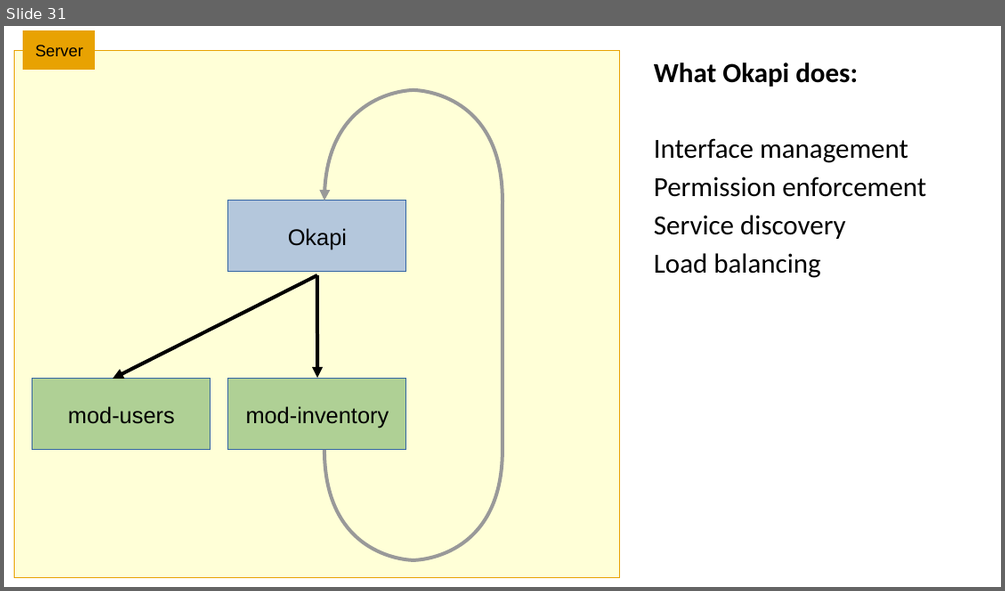
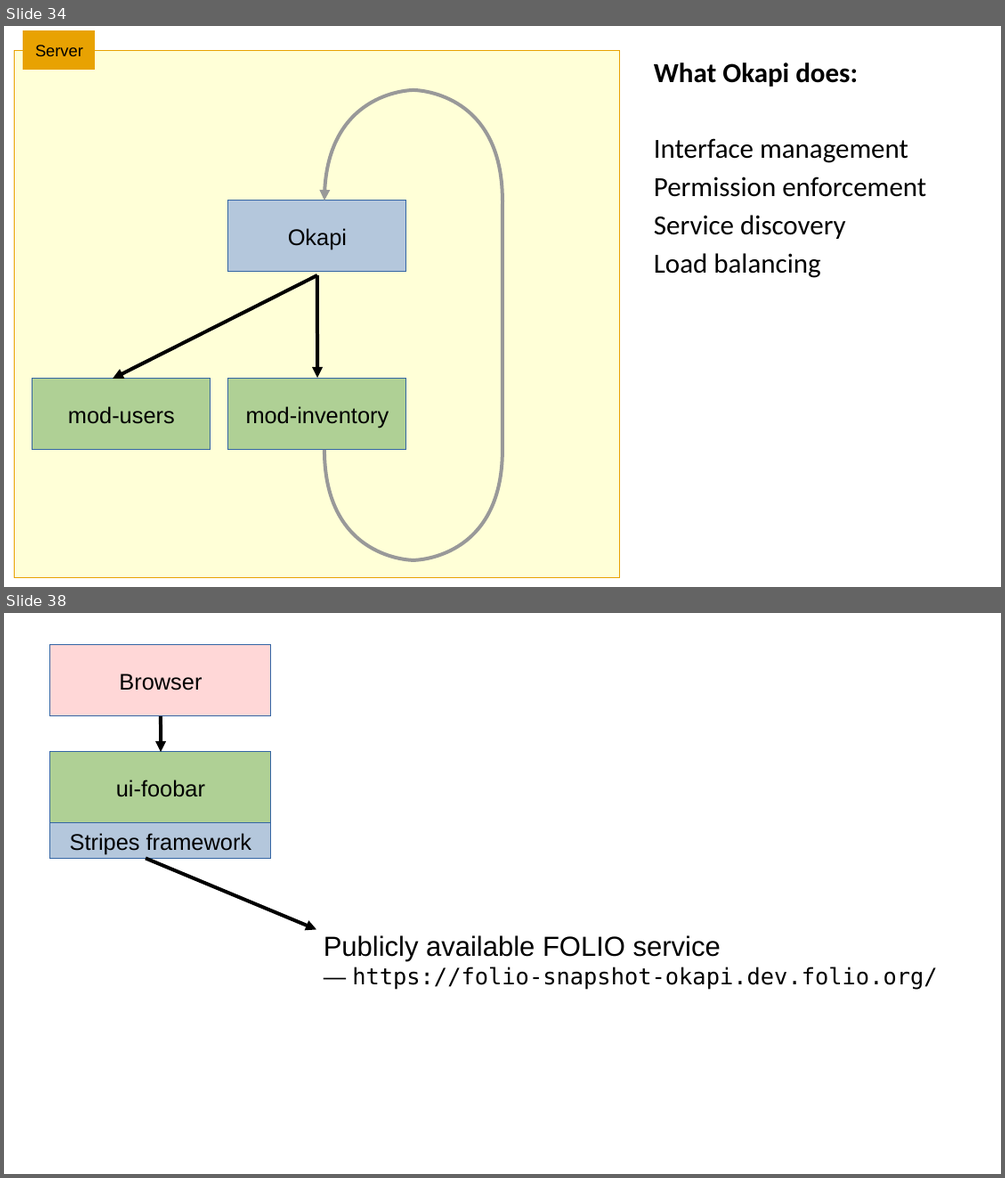
Before and after one commit to MikeTaylor/intro-to-folio-talk, a slide deck: intro-to-folio-talk.odp. Shown one above the other, each under a label of ours: slide 31 before the commit, slides 34 and 38 after it; the slides between them are not shown. The pictures are 1005x591 and 1005x1178 pixels, drawn with LibreOffice and Linux fonts; fonts in the diff are those of the drawing. Boxes give left, top, right and bottom in pixels: in the first picture for what was removed or moved away, otherwise in the second. Text is boxed around its words. In the diff, an @@ line names an element or a change of style, - is before the commit and + after.

```diff
--- a/intro-to-folio-talk.odp
+++ b/intro-to-folio-talk.odp
@@ slide 38 added at [4, 613, 1001, 1174], background #FFFFFF @@
@@ rectangle added at [50, 645, 271, 716], fill #FFD7D7, outline #3465A4 0 pt, 18 pt, text #000000 @@
+Browser
@@ arrow added from (161, 716) to (161, 753), #000000 2.83 pt @@
@@ rectangle added at [50, 753, 271, 824], fill #AFD095, outline #3465A4 0 pt, 18 pt, text #000000 @@
+ui-foobar
@@ rectangle added at [50, 823, 271, 858], fill #B4C7DC, outline #3465A4 0 pt, 18 pt, text #000000 @@
+Stripes framework
@@ arrow added from (146, 858) to (317, 930), #000000 2.83 pt @@
@@ text added at [324, 935, 937, 989], 18 pt, text #000000 @@
+Publicly available FOLIO service
+— https://folio-snapshot-okapi.dev.folio.org/
@@ what was slide 31 is now slide 34 @@
```
Also in this commit, not shown: 14 other slides added.
